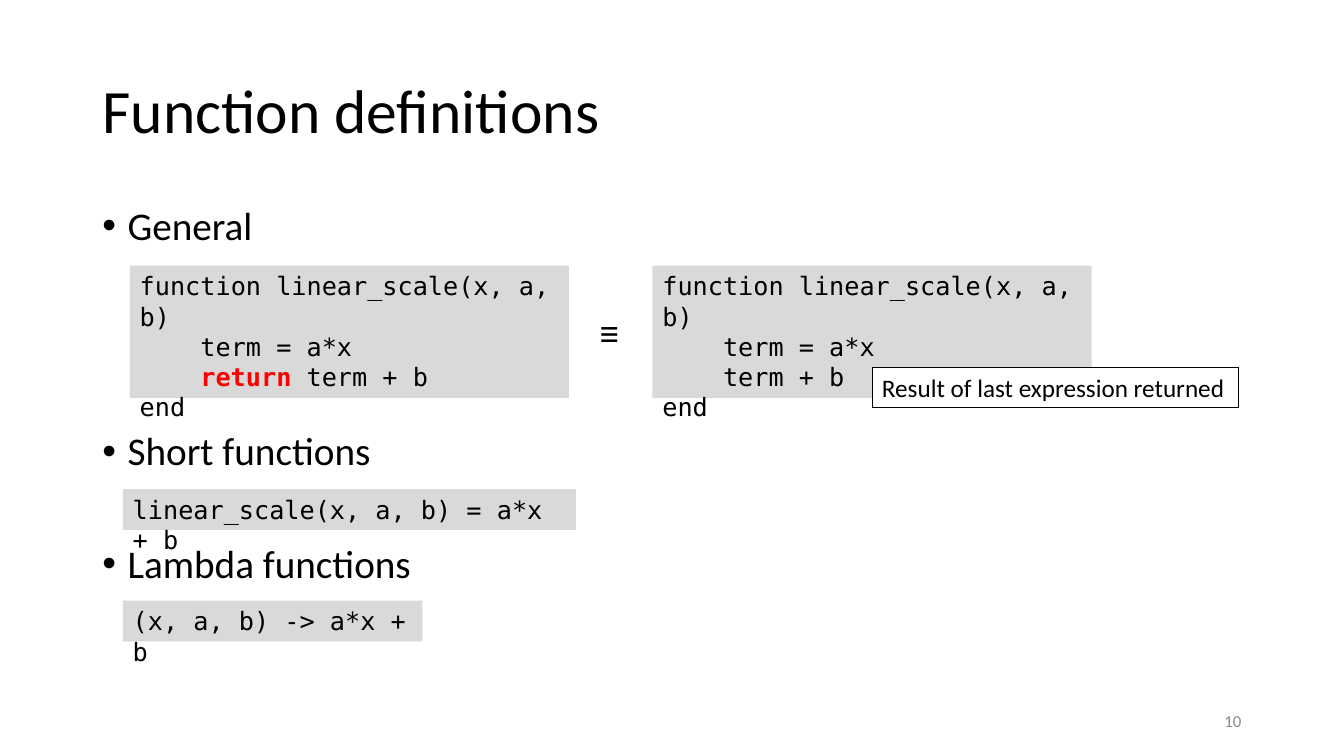
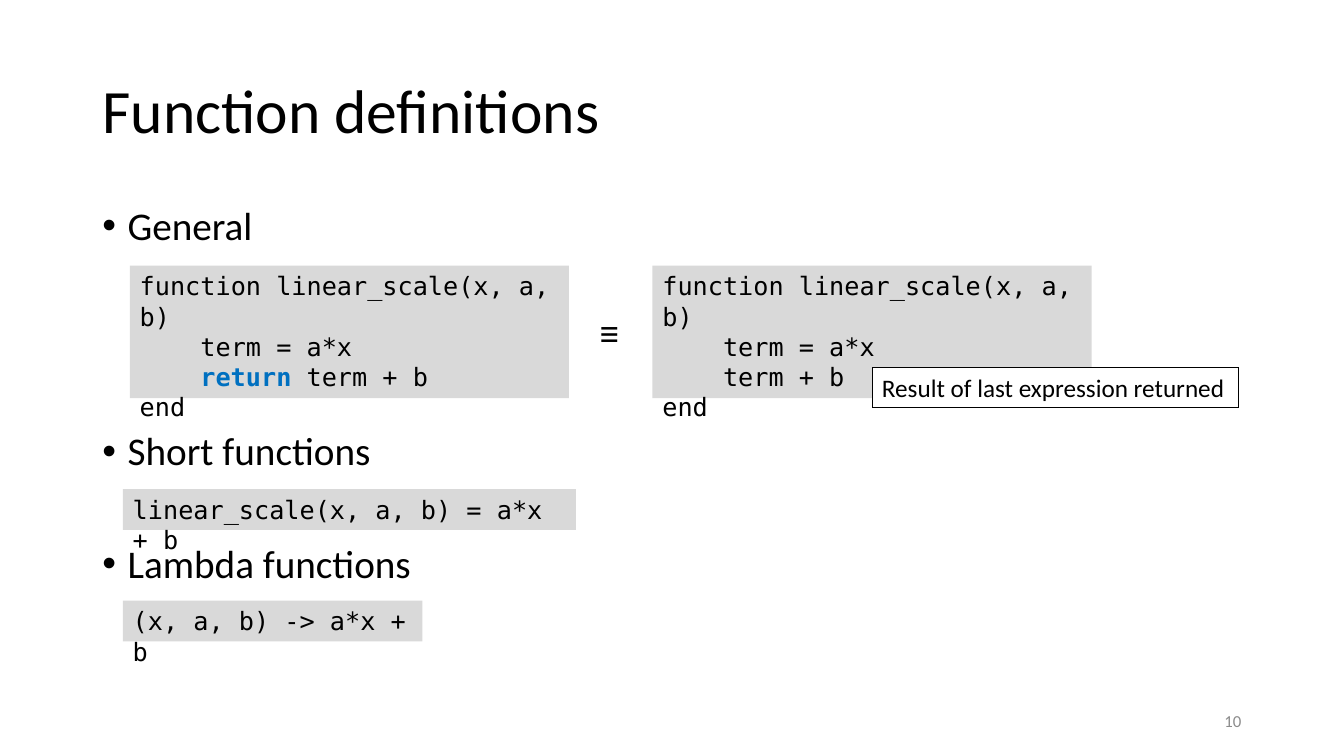
Before and after one commit to gjbex/Julia_good_bad_ugly, a slide deck: slide 10 of julia,_good_back_ugly.pptx. Drawn at 1344x756 pixels with LibreOffice and Linux fonts; fonts in the diff are those of the drawing. Boxes give left, top, right and bottom in pixels: in the first picture for what was removed or moved away, otherwise in the second. Text is boxed around its words. In the diff, an @@ line names an element or a change of style, - is before the commit and + after.

```diff
--- a/julia,_good_back_ugly.pptx
+++ b/julia,_good_back_ugly.pptx
@@ text in rectangle at <box>200,367,428,387</box>: text colour #FF0000 to #0070C0 in "return" @@
```
Also in this commit, not shown: 3 other slides changed, 1 other file.
